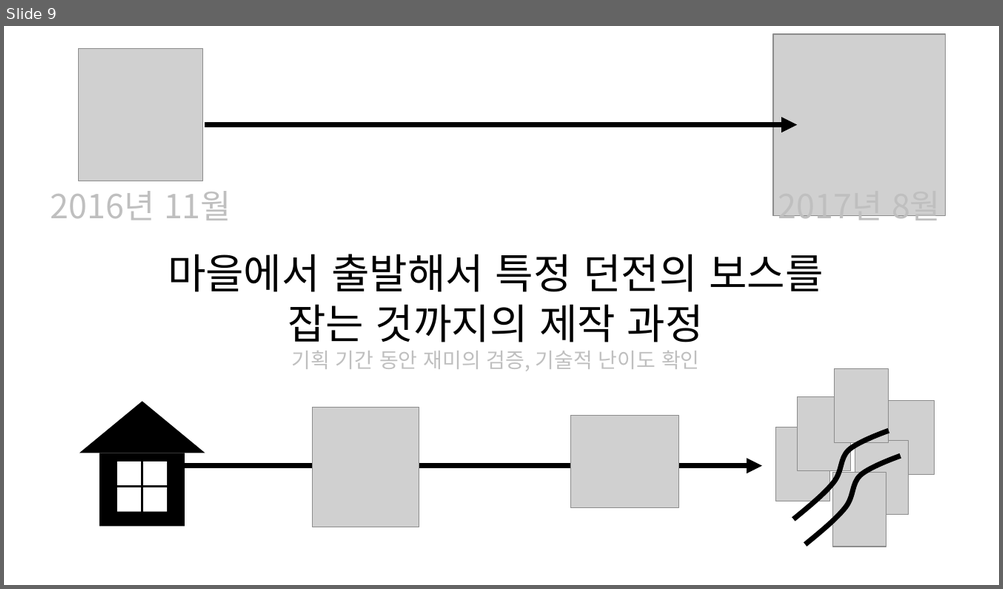
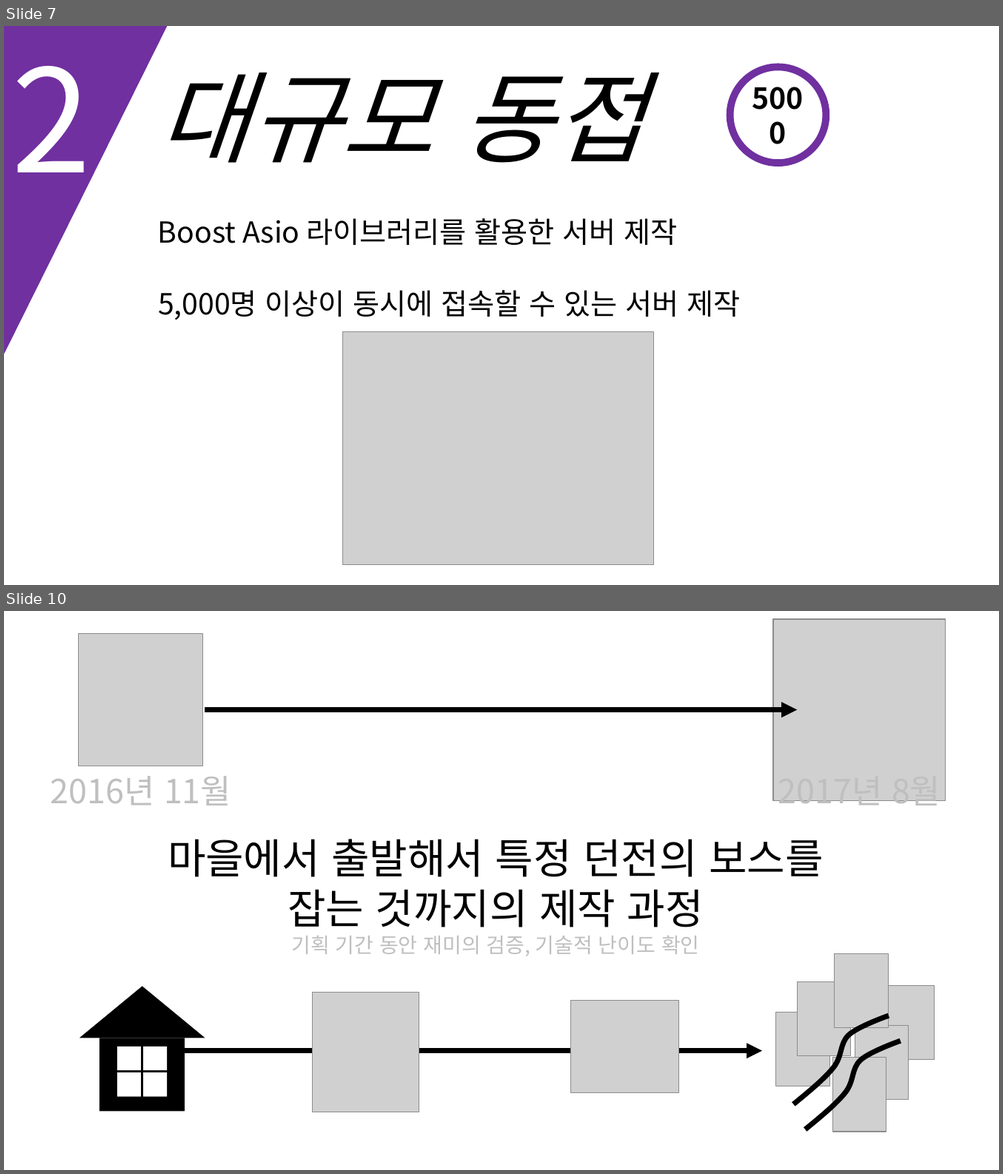
Before and after one commit to korleinster/gamebusdriver, a slide deck: documents/노루막이_김형준_신창섭_홍승필_허지훈.pptx. Shown one above the other, each under a label of ours: slide 9 before the commit, slides 7 and 10 after it; the slides between them are not shown. The pictures are 1003x589 and 1003x1174 pixels, drawn with LibreOffice and Linux fonts; fonts in the diff are those of the drawing; grey boxes stand for pictures; background and template pictures are left out. Boxes give left, top, right and bottom in pixels: in the first picture for what was removed or moved away, otherwise in the second. Text is boxed around its words. In the diff, an @@ line names an element or a change of style, - is before the commit and + after.

```diff
--- a/documents/노루막이_김형준_신창섭_홍승필_허지훈.pptx
+++ b/documents/노루막이_김형준_신창섭_홍승필_허지훈.pptx
@@ slide 7 added at [4,26,999,585], background #FFFFFF @@
@@ triangle added at [4,27,167,355], fill #7030A0 @@
@@ text added at [11,66,91,207], 138 pt, text #FFFFFF @@
+2
@@ ellipse added at [730,67,826,164], outline #7030A0 7 pt, 28 pt, text #000000, bold @@
+5000
@@ ellipse added at [730,67,826,164], outline #7030A0 2 pt @@
@@ text added at [158,73,643,163], 96 pt, text #000000, italic @@
+대규모 동접
@@ text added at [158,218,677,245], 28 pt, text #000000 @@
+Boost Asio 라이브러리를 활용한 서버 제작
@@ text added at [158,290,740,320], 28 pt, text #000000 @@
+5,000명 이상이 동시에 접속할 수 있는 서버 제작
@@ picture added at [343,332,654,565] @@
@@ what was slide 9 is now slide 10 @@
```
Also in this commit, not shown: 8 slides changed, 3 other slides added, 3 slides removed.
